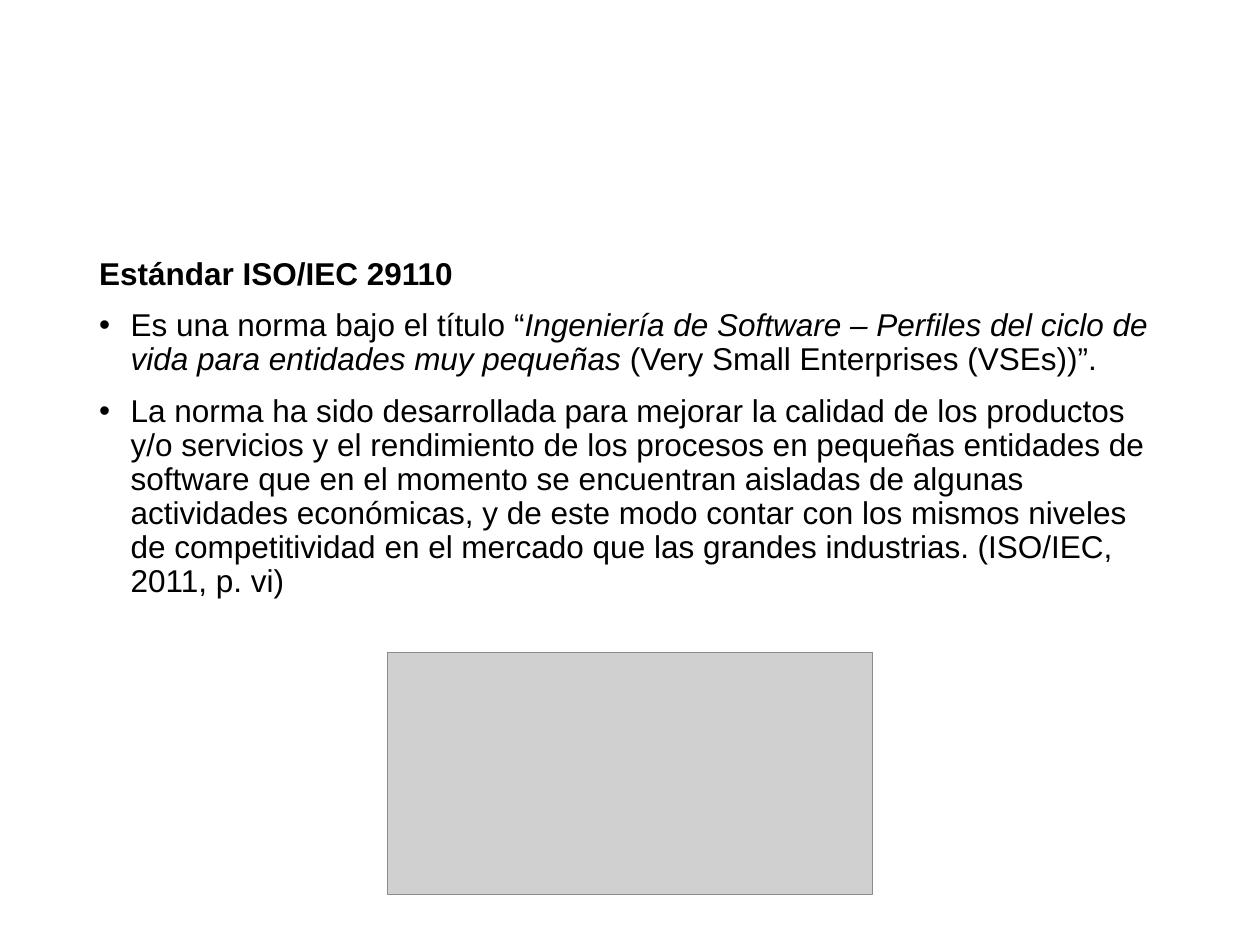
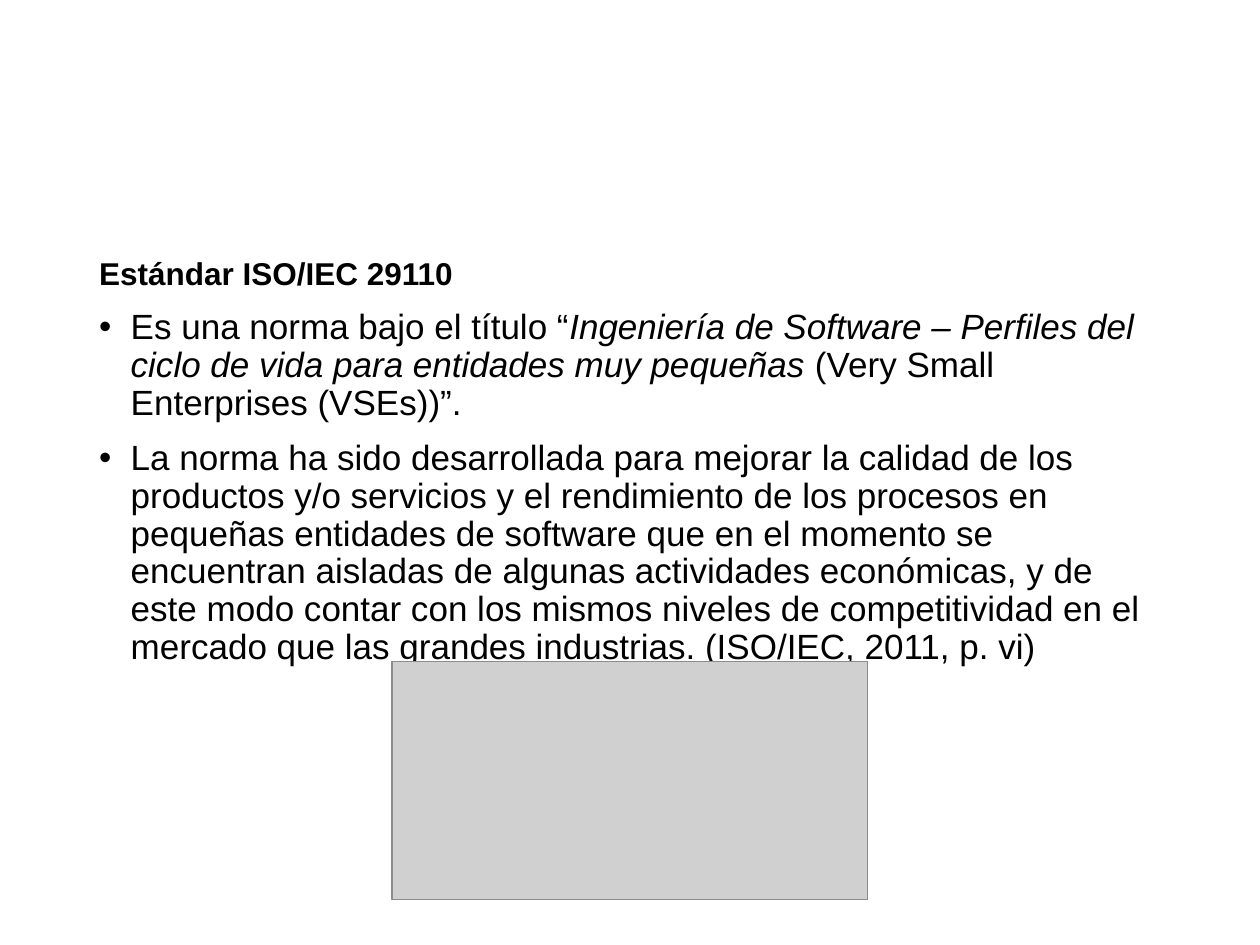
Before and after one commit to cristianpazu/Proyecto-Sanambiente, a slide deck: slide 11 of Documento(s) de proyecto de grado/Presentación del proyecto de grado.pptx. Drawn at 1260x945 pixels with LibreOffice and Linux fonts; fonts in the diff are those of the drawing; grey boxes stand for pictures; background and template pictures are left out. Boxes give left, top, right and bottom in pixels: in the first picture for what was removed or moved away, otherwise in the second. Text is boxed around its words. In the diff, an @@ line names an element or a change of style, - is before the commit and + after.

```diff
--- a/Documento(s) de proyecto de grado/Presentación del proyecto de grado.pptx
+++ b/Documento(s) de proyecto de grado/Presentación del proyecto de grado.pptx
@@ text at box(131, 313, 1139, 666): size 18 to 20 pt @@
@@ picture: place and size @@
-picture at box(388, 653, 873, 895)
+picture at box(392, 662, 867, 900)
```
Also in this commit, not shown: 17 other slides changed, 5 slides added.
